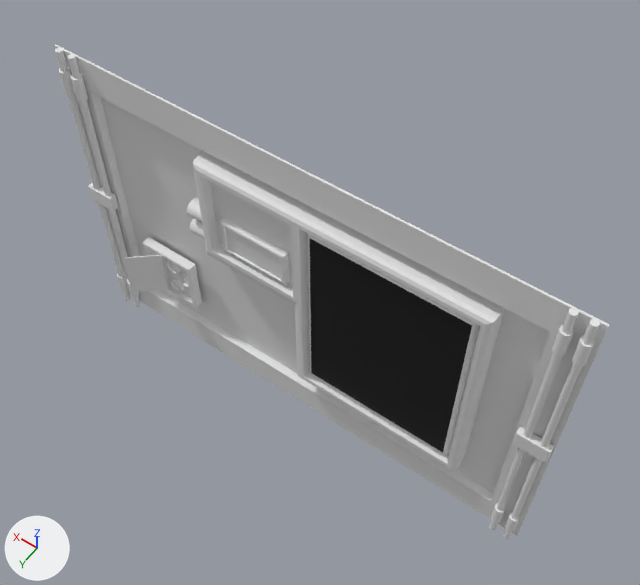
The FBX model Assets/Models/safe_deposit_box_backside.fbx as it was, and as the next commit left it.
Before and after are seen from a 50 mm lens placed at (-0.792, 2.024, 1.692), pointed at (0.051, 0.844, -0.163). Every picture has the same lights, and +X, +Y and +Z are marked at lower left. Where no turn or scale is listed for an object, it has been applied to the vertices.

Objects in the first picture: 'Safe_Backside'.
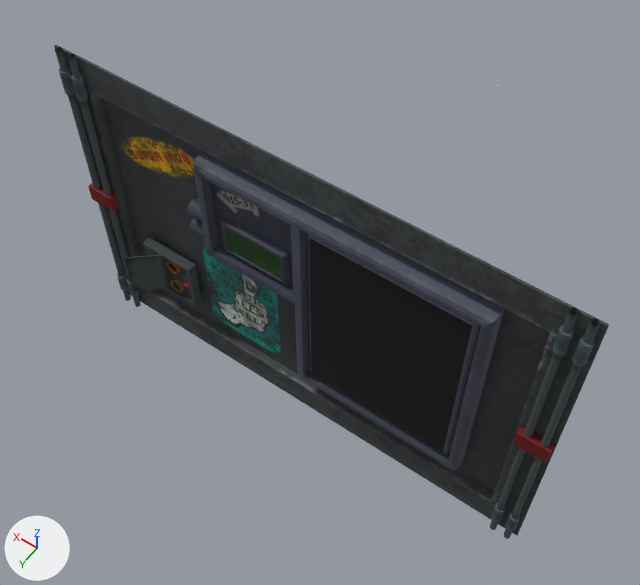
The newer file is also turned or shifted as a whole; pictures and numbers use the older file's frame.

The change, as a list of edits to the scene's bpy script:
```text
Add img_safe_deposit_box_backside_painted_png:
    img_safe_deposit_box_backside_painted_png = load_image('safe_deposit_box_Backside_Painted.png', '../Textures/DepositBox/safe_deposit_box_Backside_Painted.png', 1024, 1024, 'sRGB')
Change mat_safe_backside:
    remove mat_safe_backside.base_color = (0.8, 0.8, 0.8)  # white #e7e7e7
    add mat_safe_backside.texture = img_safe_deposit_box_backside_painted_png
Change me_cube_004:
    used by ob_safe_backside; location = (0.0, 0.0, 0.0)
    remove me_cube_004.from_pydata(...)  # 2286 vertices, 1956 faces; spans x -0.675..0.675, y 0.983..1.084, z -0.457..0.457
    add me_cube_004.from_pydata(...)  # 2286 vertices, 1945 faces; spans x -0.675..0.675, y 0.983..1.084, z -0.457..0.457
    me_cube_004 part 1: 430 vertices moved from x -0.672..-0.605, y 1.005..1.031, z -0.457..0.457 to x -0.672..-0.607, y 1.004..1.03, z -0.457..0.457; 200 vertices removed from x -0.673..-0.592, y 1.009..1.03, z -0.457..0.457; 200 vertices added at x -0.673..-0.592, y 1.006..1.029, z -0.457..0.457
    me_cube_004 part 2: 474 vertices moved from x 0.588..0.659, y 1.005..1.03, z -0.457..0.457 to x 0.588..0.66, y 1.004..1.03, z -0.457..0.457; 120 vertices removed from x 0.587..0.668, y 1.006..1.031, z -0.457..0.457; 120 vertices added at x 0.587..0.668, y 1.004..1.029, z -0.457..0.457
    me_cube_004 part 3: 1549 kept faces spanning x -0.675..0.675, y 0.983..1.084, z -0.457..0.457 get new texture (UV) coordinates
```

Pixel boxes [x1, y1, x2, y2] of what changed, in the pictures (640 x 585 px; the box of a moved part takes in the faces that stretch with it):
'Safe_Backside', surface changed, reshaped (grey to black)
    both: [54, 45, 609, 539]
part 1 of me_cube_004, moved or reshaped
    before: [489, 308, 600, 539]
    after: [490, 308, 600, 539]
part 2 of me_cube_004, moved or reshaped
    before: [55, 48, 141, 307]
    after: [55, 47, 141, 307]
part 3 of me_cube_004, surface changed (grey to black)
    both: [54, 45, 609, 536]
